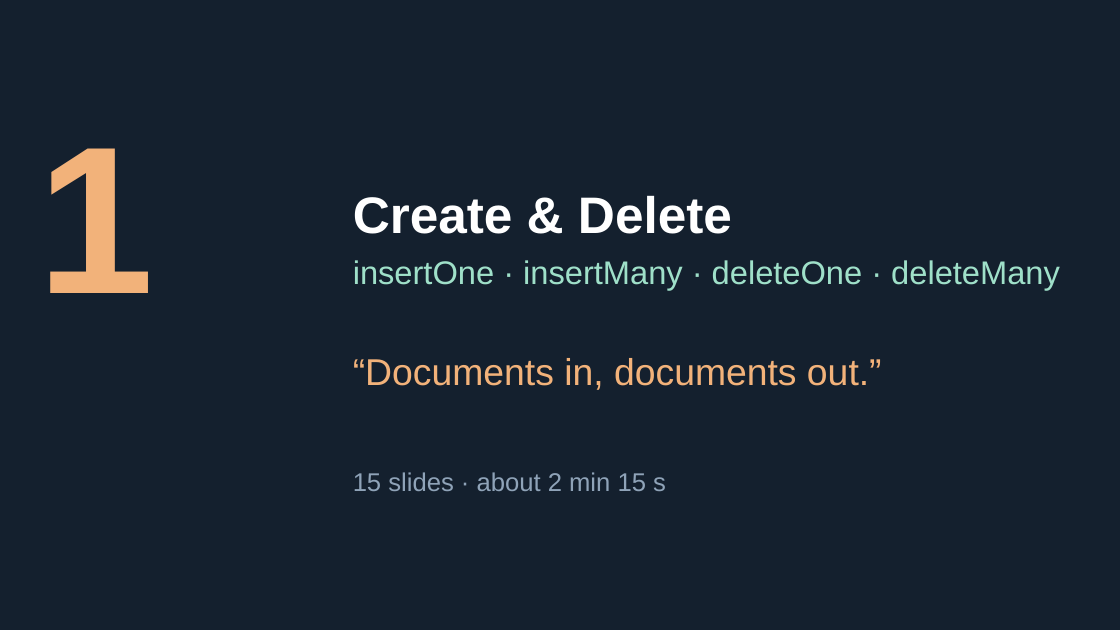
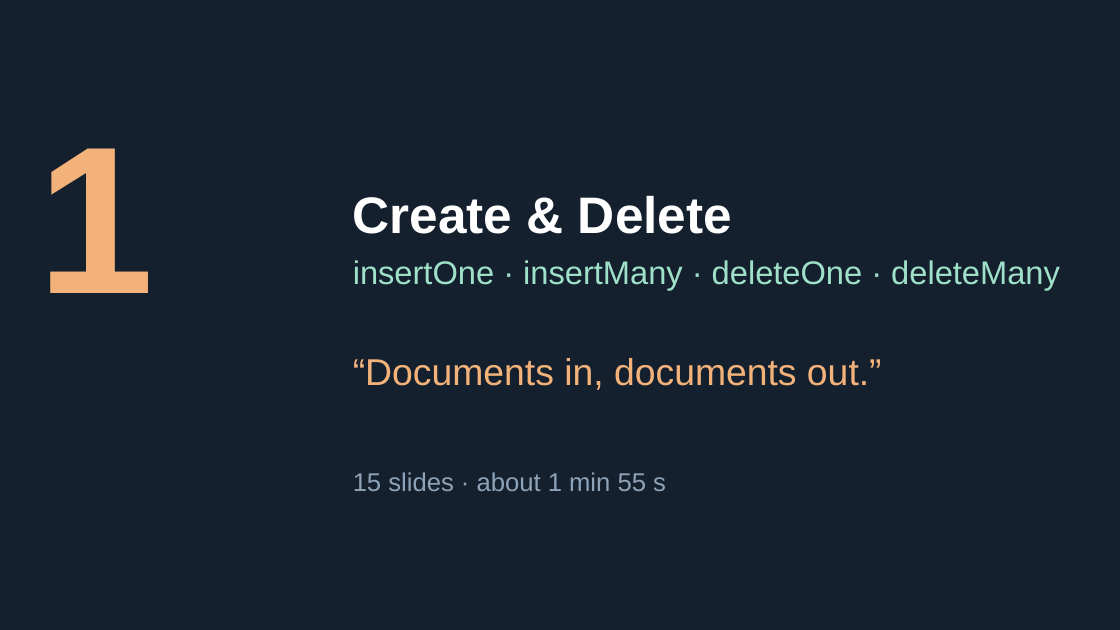
Before and after one commit to Tiredicey/ADBS, a slide deck: slide 4 of 02_GROUP_DECK/ADBS_GROUP_DECK.pptx. Drawn at 1120x630 pixels with LibreOffice and Linux fonts; fonts in the diff are those of the drawing. Boxes give left, top, right and bottom in pixels: in the first picture for what was removed or moved away, otherwise in the second. Text is boxed around its words. In the diff, an @@ line names an element or a change of style, - is before the commit and + after.

```diff
--- a/02_GROUP_DECK/ADBS_GROUP_DECK.pptx
+++ b/02_GROUP_DECK/ADBS_GROUP_DECK.pptx
@@ text at box(353, 472, 666, 491): text changed @@
-15 slides · about 2 min 15 s
+15 slides · about 1 min 55 s
```
Also in this commit, not shown: 4 other files.
